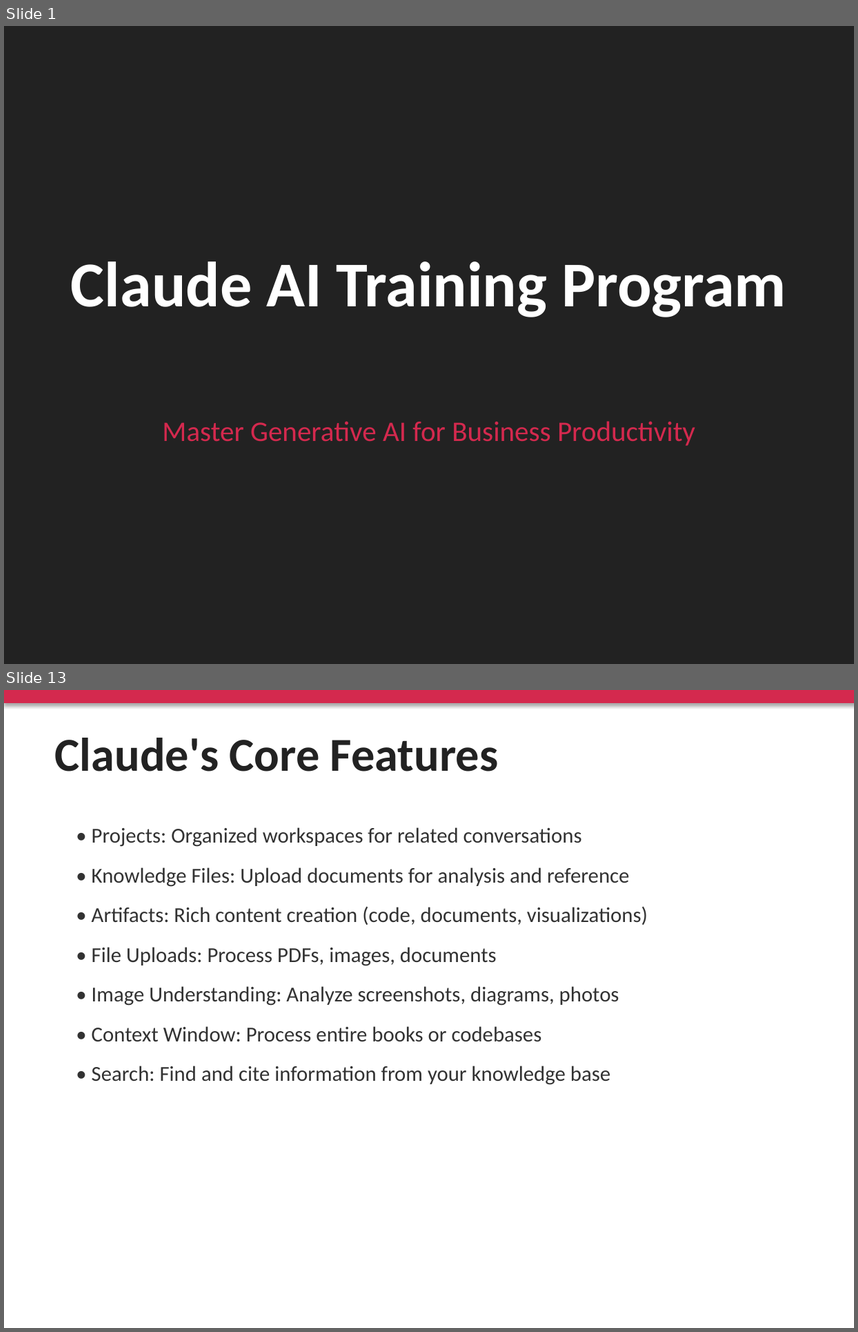
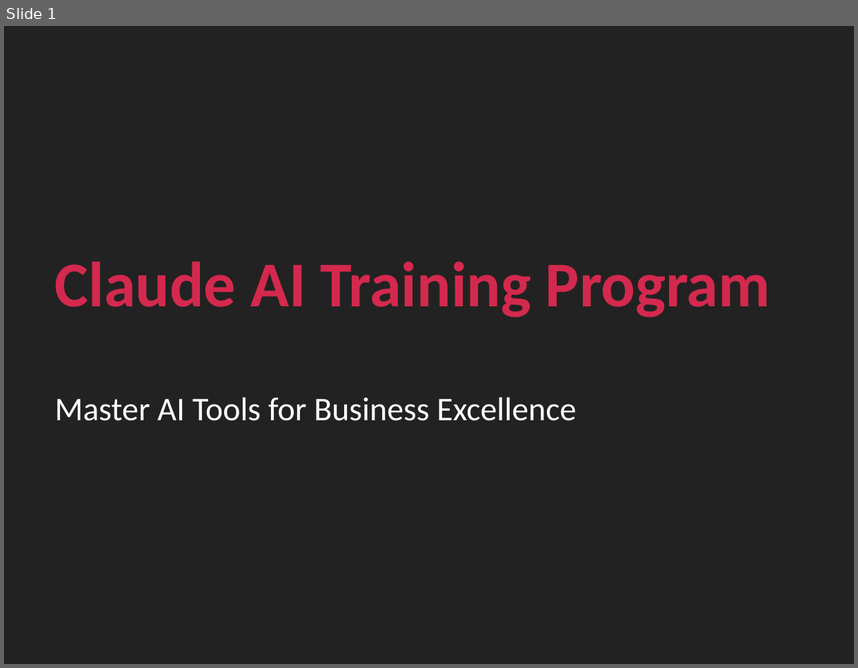
Before and after one commit to biswajitdas793-del/Self, a slide deck: training-program/presentation/Claude_AI_Training_Program.pptx. Shown one above the other, each under a label of ours: slides 1 and 13 before the commit, slide 1 after it; the slides between them are not shown. The pictures are 858x1332 and 858x668 pixels, drawn with LibreOffice and Linux fonts; fonts in the diff are those of the drawing. Boxes give left, top, right and bottom in pixels: in the first picture for what was removed or moved away, otherwise in the second. Text is boxed around its words. In the diff, an @@ line names an element or a change of style, - is before the commit and + after.

```diff
--- a/training-program/presentation/Claude_AI_Training_Program.pptx
+++ b/training-program/presentation/Claude_AI_Training_Program.pptx
@@ slide 13 removed at (4,690,854,1328), background #FFFFFF @@
@@ rectangle removed at (4,690,854,702) @@
@@ text removed at (55,738,498,771) @@
-Claude's Core Features
@@ text removed at (92,827,648,1085) @@
-• Projects: Organized workspaces for related conversations
-• Knowledge Files: Upload documents for analysis and reference
-• Artifacts: Rich content creation (code, documents, visualizations)
-• File Uploads: Process PDFs, images, documents
-• Image Understanding: Analyze screenshots, diagrams, photos
-• Context Window: Process entire books or codebases
-• Search: Find and cite information from your knowledge base
@@ slide 1 changed as well @@
@@ text "Claude AI Training Program" at (55,261,771,317): text colour #FFFFFF to #D4294E; alignment centre to left @@
@@ text at (55,397,576,421): text changed; size 24 to 28 pt; text colour #D4294E to #FFFFFF @@
-Master Generative AI for Business Productivity
+Master AI Tools for Business Excellence
```
Also in this commit, not shown: 5 other slides changed, 92 slides added, 110 other slides removed, 1 other file.
